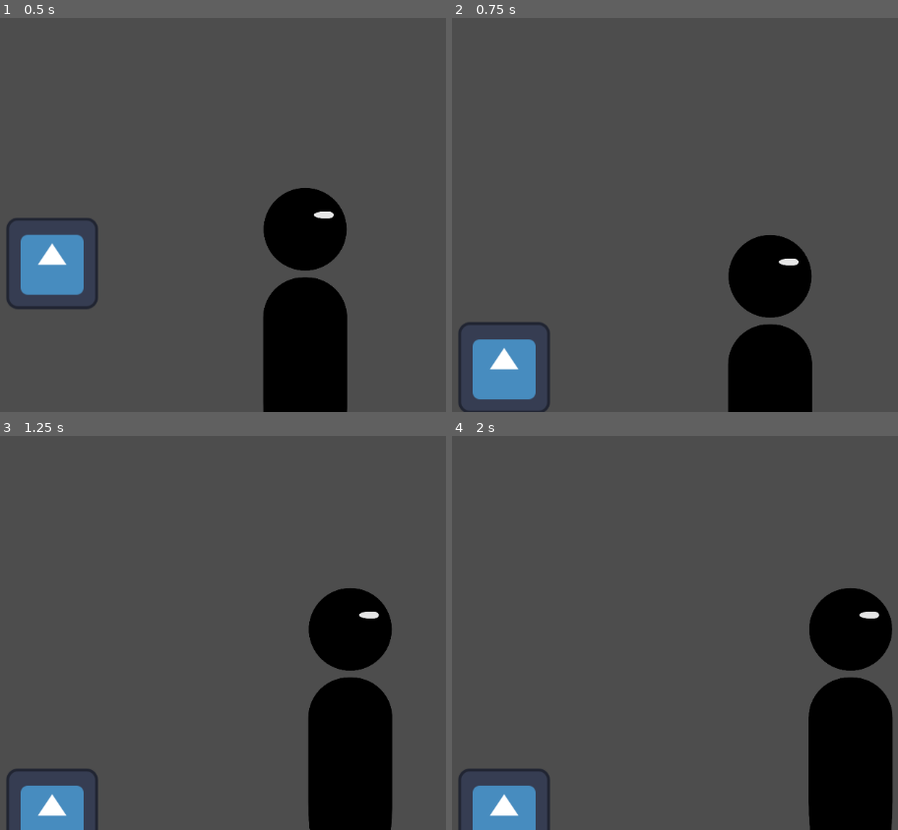
Above: before the commit, frames 1-4 (two rows, left to right).
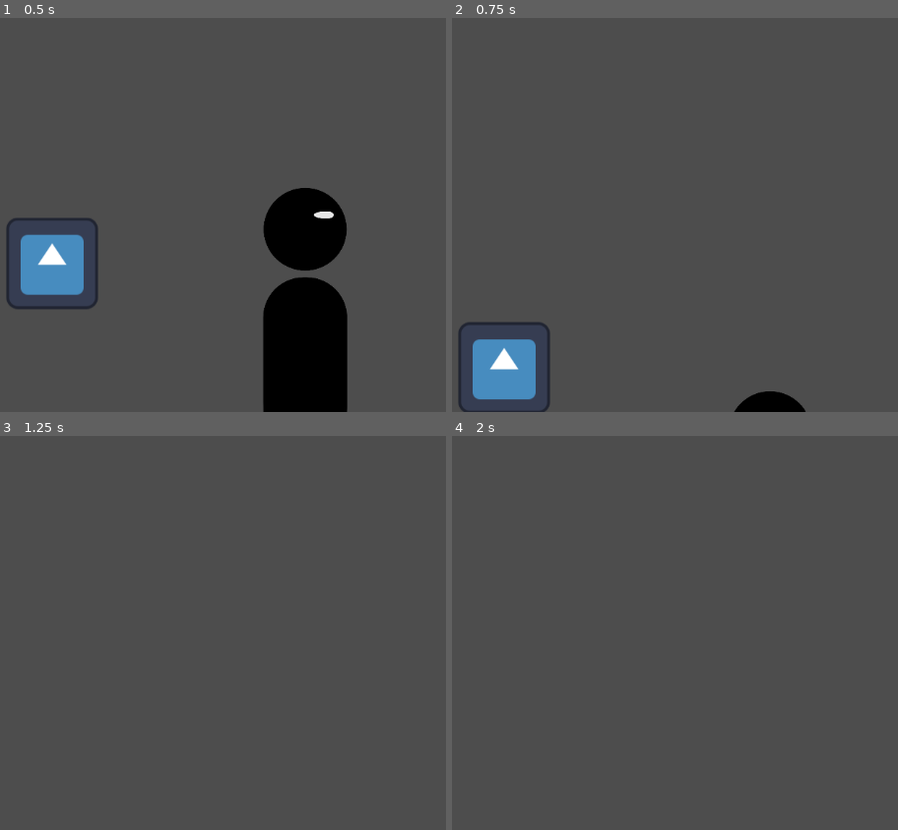
Above: after the commit, the same moments.

Repository: NeonGamerBot-QK/counterspell-boston
Game: Godot game, scene res://node_2d.tscn
Same seed, same stepped clock (60 frames per second), same inputs: the game is played once before the commit and once after it. The engine's default icon, where the game draws it, is replaced by a stand-in: a white triangle on a blue panel in a dark square.
Inputs:
- Up to frame 1 (0.5 s): no input
- Up to frame 2 (0.75 s): tap Enter at 0.5 s; hold D (right) from 0.53 s (still down)
- Up to frame 3 (1.25 s): keep holding D (right); tap Space (jump) at 0.77 s
- Up to frame 4 (2 s): keep holding D (right); tap Space (jump) at 1.52 s

Frame 1 is identical in both runs. In frame 2, 6.3% of the frame differs, in the area x 61-81%, y 55-100%; in frame 3, 12%, in the area x 1-89%, y 38-100%; in frame 4, 12%.
Error after the commit: Parse Error: Invalid argument for "connect()" function: argument 2 should be "Callable" but is "res://fetch_lb.gd". (res://fetch_lb.gd:11)

Commit message:
feat: http

Diff:
--- /dev/null
+++ b/bg.gd
@@ -0,0 +1,11 @@
+extends Node2D  # This will work for 2D backgrounds
+
+# Declare the background image sprite
+var speed : float = 100  # Speed at which the background scrolls
+
+func _ready():
+	# Assuming the background sprite is a child of this node
+	print("bg running")
+	pass
+func _process(delta):
+	pass
--- /dev/null
+++ b/fetch_lb.gd
@@ -0,0 +1,27 @@
+extends Node
+
+var http_request : HTTPRequest
+
+func _ready():
+	# Create the HTTPRequest node
+	http_request = HTTPRequest.new()
+	add_child(http_request)
+
+	# Connect the request_completed signal to a method
+	http_request.connect("request_completed", self, "_on_request_completed")
+
+	# Make the GET request to a URL (replace with your API URL)
+	var url = "https://gist.githubusercontent.com/NeonGamerBot-QK/ea27718800705b39e2bdc42a77de8a59/raw/4c86fe5c18fab7507abf686dbcab0ff36bdeb12b/example.json"
+	var error = http_request.request(url)
+
+	if error != OK:
+		print("Request failed with error code: ", error)
+
+# Signal handler for the response
+func _on_request_completed(result, response_code, headers, body):
+	if response_code == 200:
+		# The request was successful
+		print("Response: ", body.get_string_from_utf8())
+	else:
+		# Something went wrong
+		print("Error: HTTP Status Code ", response_code)
--- a/node_2d.tscn
+++ b/node_2d.tscn
@@ -1,7 +1,9 @@
-[gd_scene load_steps=5 format=3 uid="uid://nh5fnlw3k6r2"]
+[gd_scene load_steps=7 format=3 uid="uid://nh5fnlw3k6r2"]
 
 [ext_resource type="Texture2D" uid="uid://c52haqan85k53" path="res://icon.svg" id="1_gqviv"]
+[ext_resource type="Script" path="res://bg.gd" id="1_yos0w"]
 [ext_resource type="PackedScene" uid="uid://b7kjqxjnmrpdc" path="res://player.tscn" id="3_cxsvd"]
+[ext_resource type="Script" path="res://fetch_lb.gd" id="4_a61pq"]
 
 [sub_resource type="RectangleShape2D" id="RectangleShape2D_n0rac"]
 
@@ -10,6 +12,7 @@
 
 [node name="Node2D" type="Node2D"]
 position = Vector2(550, 325)
+script = ExtResource("1_yos0w")
 
 [node name="Block" type="RigidBody2D" parent="."]
 
@@ -20,7 +23,7 @@
 position = Vector2(-0.0266396, 0.0550236)
 texture = ExtResource("1_gqviv")
 
-[node name="Floor" type="StaticBody2D" parent="."]
+[node name="Floor" type="StaticBody2D1" parent="."]
 position = Vector2(0, 315.75)
 metadata/_edit_group_ = true
 
@@ -29,3 +32,6 @@
 
 [node name="Player" parent="." instance=ExtResource("3_cxsvd")]
 position = Vector2(353, 4)
+
+[node name="HTTPRequest" type="HTTPRequest" parent="."]
+script = ExtResource("4_a61pq")
